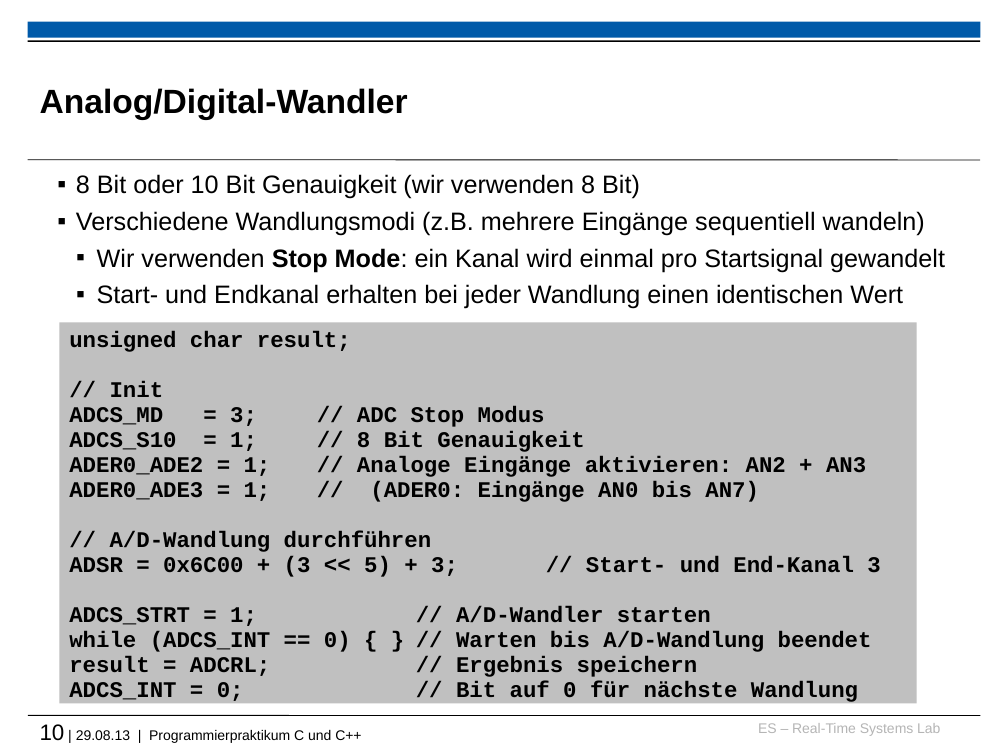
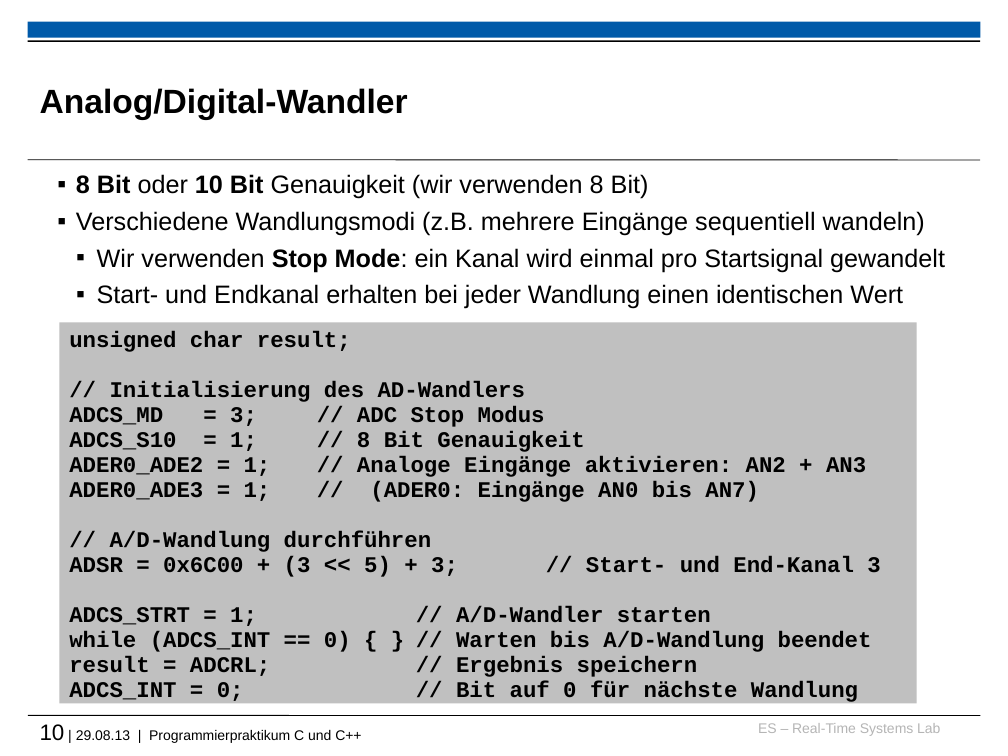
Before and after one commit to h82k/tud-cppp, a slide deck: slide 10 of Vorlesung/5 Embedded Systems.pptx. Drawn at 1008x756 pixels with LibreOffice and Linux fonts; fonts in the diff are those of the drawing; background and template pictures are left out. Boxes give left, top, right and bottom in pixels: in the first picture for what was removed or moved away, otherwise in the second. Text is boxed around its words. In the diff, an @@ line names an element or a change of style, - is before the commit and + after.

```diff
--- a/Vorlesung/5 Embedded Systems.pptx
+++ b/Vorlesung/5 Embedded Systems.pptx
@@ text at bbox=[76, 174, 649, 199]: bold on in "8 Bit 10 Bit" @@
@@ text in rectangle at bbox=[110, 381, 525, 402]: text changed @@
-// Init
+// Initialisierung des AD-Wandlers
```
Also in this commit, not shown: 4 other slides changed, 1 other file.
